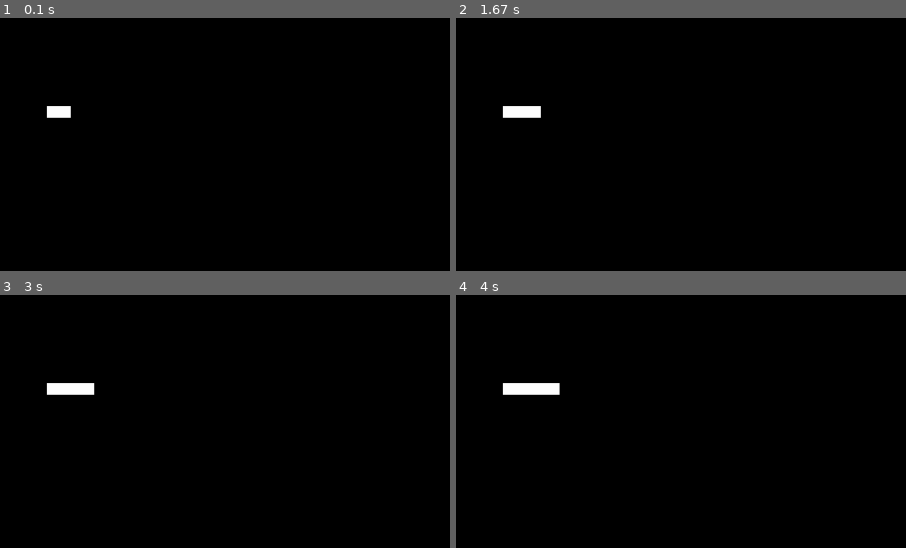
Above: before the commit, frames 1-4 (two rows, left to right).
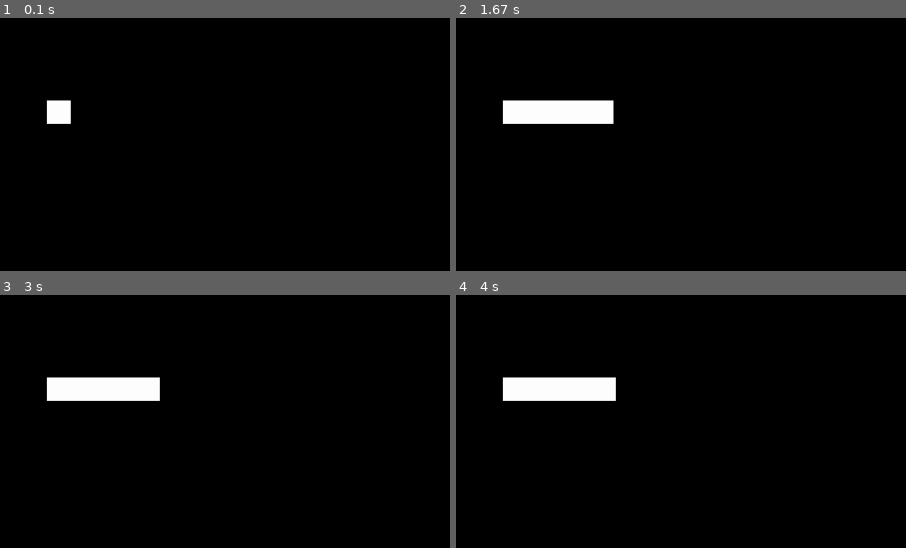
Above: after the commit, the same moments.

Repository: juberr/pygame
Game: pygame game, started from gamin.py
Same seed, same stepped clock (60 frames per second), same inputs: the game is played once before the commit and once after it.
Inputs:
- Up to frame 1 (0.1 s): no input
- Up to frame 2 (1.67 s): hold D 0.33-0.8 s; hold D 0.83-1.3 s; hold A from 1.33 s (still down)
- Up to frame 3 (3 s): release A at 1.87 s; hold A 1.9-2.3 s; hold D 2.33-2.97 s
- Up to frame 4 (4 s): hold A 3-3.47 s; hold D 3.5-3.97 s
The pictures show only the part of the screen within x 0-50%, y 0-50%; the shares and areas given below are measured in that part.

The runs differ from the first frame. In frame 1, 0.3% of the frame differs, in the area x 10-16%, y 32-42%; in frame 2, 2.0%, in the area x 10-36%, y 32-42%; in frame 3, 1.9%; in frame 4, 1.9%.

Commit message:
added basic line functionality

Diff:
--- a/game_objs.py
+++ b/game_objs.py
@@ -1,11 +1,16 @@
-class Player:
+import pygame
 
-    def __init__(self, image, height, speed):
-        self.speed = speed
-        self.image = image
-        self.pos = image.get_rect().move(0, height)
+class Line:
 
-    def move(self):
-        self.pos = self.pos.move(0, self.speed)
-        if self.pos.right > 600:
-            self.pos.left= 0
+    def __init__(self, screen, colour, start, end, width):
+        self.start = start
+        self.end = end
+        self.colour = colour
+        self.screen = screen
+        self.width = width
+        self.line = pygame.draw.line(self.screen, self.colour, self.start, self.end, self.width)
+
+
+    def move(self, vel):
+        self.end[0] += vel
+        self.line = pygame.draw.line(self.screen, self.colour, self.start, self.end, self.width)
--- a/gamin.py
+++ b/gamin.py
@@ -1,5 +1,5 @@
 import sys, pygame
-from game_objs import Player
+from game_objs import Line
 
 pygame.init()
 
@@ -14,39 +14,37 @@
 
 screen = pygame.display.set_mode(size)
 
-black = (255,255,255)
-
+white = (255,255,255)
+black = (0,0,0)
 start = [100, 200]
 
 end = [150,200]
 
-pressed_butt = False
-
-
-
 
 while 1:
 
-    for event in pygame.event.get():
-        if event.type == pygame.QUIT: sys.exit()
+   line = Line(screen,white,start,end, 50)
 
-        if event.type == pygame.KEYDOWN:
-           pressed_butt = True
+   for event in pygame.event.get():
+      if event.type == pygame.QUIT: sys.exit()
 
-        if event.type == pygame.KEYUP:
-           pressed_butt = False
+   # Handling input
+   if pygame.key.get_pressed()[pygame.K_d]:
+      line.move(5)
 
 
-        if pressed_butt:
-            end[0] += 5
-
-    j = pygame.draw.line(screen, black, start, end, 25)
+   if pygame.key.get_pressed()[pygame.K_a]:
+      line.move(-5)
 
 
 
 
 
-    #screen.fill(black)
-    #screen.blit(j)
-    pygame.display.update()
-    main_clock.tick(framerate)
+
+
+
+
+   #screen.blit()
+   pygame.display.update()
+   screen.fill(black)
+   main_clock.tick(framerate)
